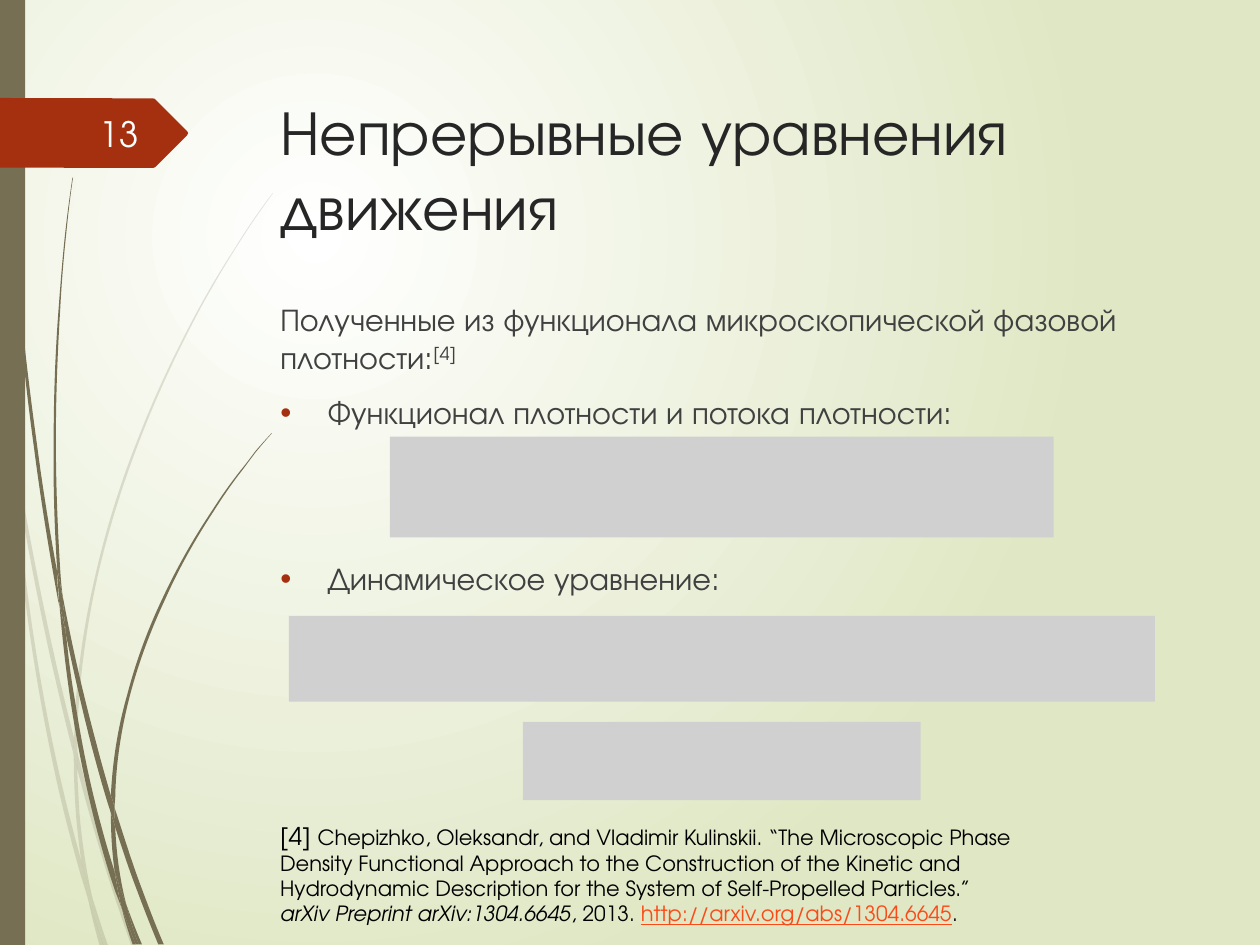
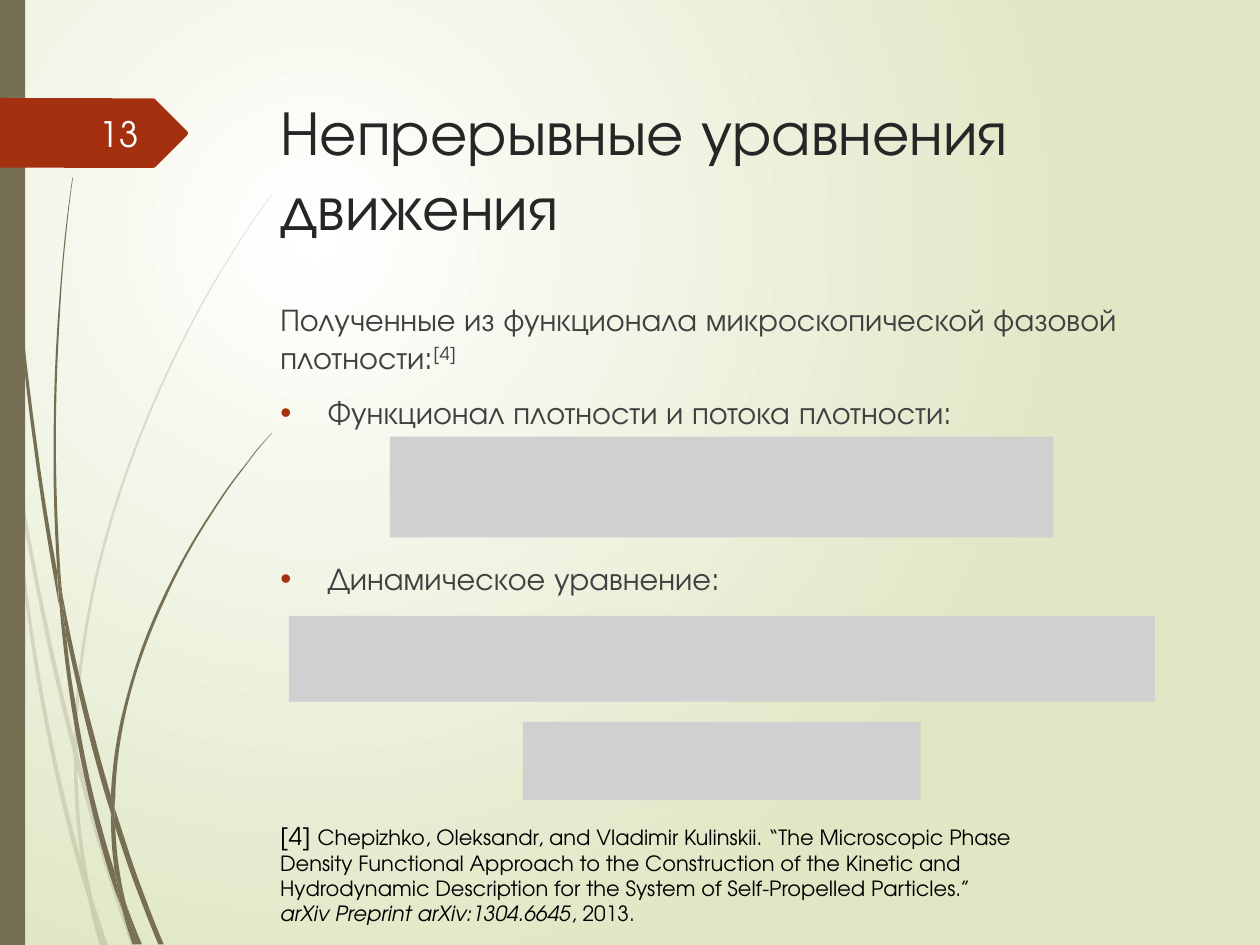
Before and after one commit to MPolovyi/my-colloids-Thesis, a slide deck: slide 13 of Presentation/Presentation.pptx. Drawn at 1260x945 pixels with LibreOffice and Linux fonts; fonts in the diff are those of the drawing; grey boxes stand for pictures. Boxes give left, top, right and bottom in pixels: in the first picture for what was removed or moved away, otherwise in the second. Text is boxed around its words. In the diff, an @@ line names an element or a change of style, - is before the commit and + after.

```diff
--- a/Presentation/Presentation.pptx
+++ b/Presentation/Presentation.pptx
@@ text at bbox=[280, 899, 635, 925]: text changed; italic on @@
-arXiv Preprint arXiv:1304.6645, 2013. http://arxiv.org/abs/1304.6645.
+arXiv Preprint arXiv:1304.6645, 2013.
```
Also in this commit, not shown: 3 other slides changed, 27 other files.
